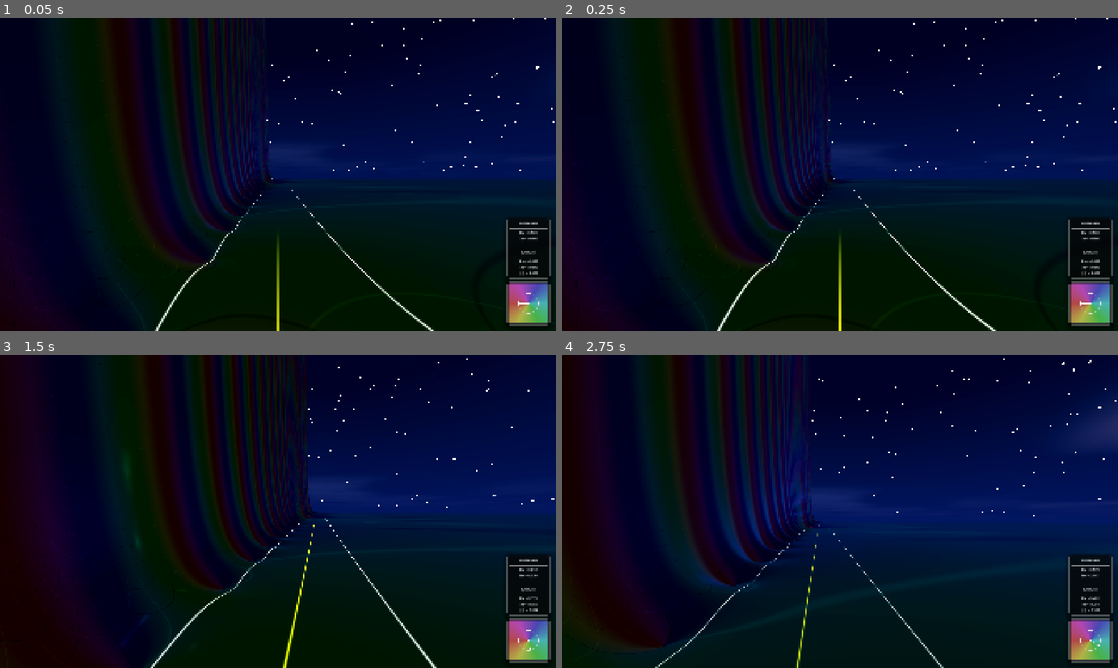
Above: before the commit, frames 1-4 (two rows, left to right).
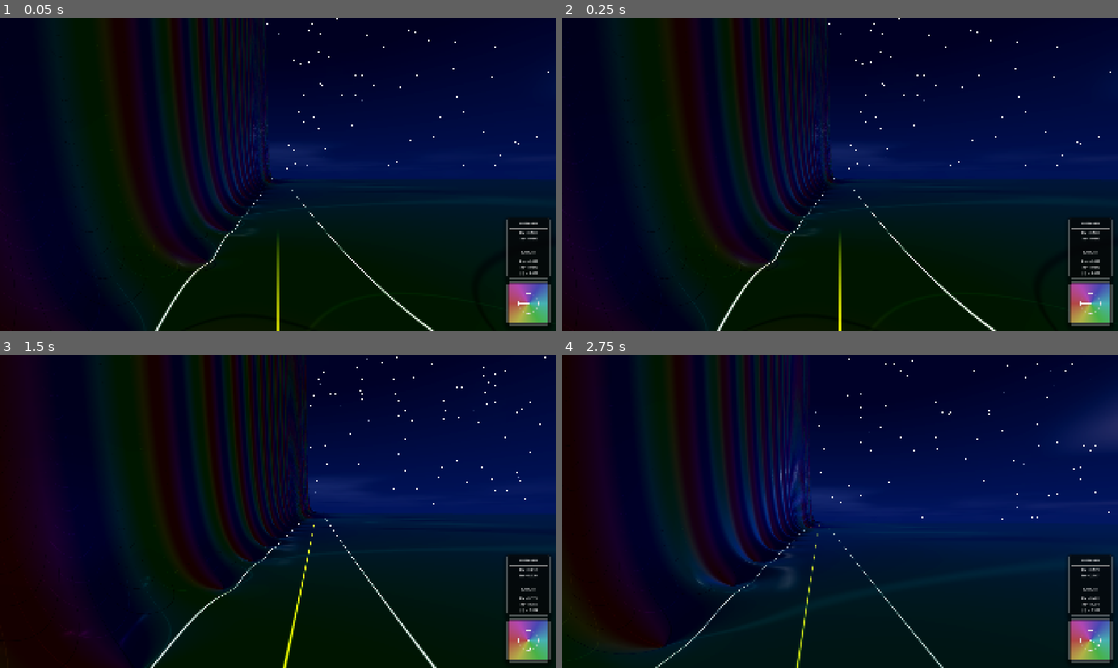
Above: after the commit, the same moments.

Repository: allanino/complex-functions-explorer
Game: Godot game, scene res://scenes/main.tscn
The game is run twice, just before and just after one commit, with the same random seed, the same clock (stepped at 60 frames per second) and the same inputs.
Inputs (mouse positions are in pixels of both pictures, inside the frame that each line leads up to):
- Up to frame 1 (0.05 s): no input
- Up to frame 2 (0.25 s): no input
- Up to frame 3 (1.5 s): tap Enter at 0.5 s; move the mouse to (305, 511) at 0.52 s; hold W (move_forward) from 0.53 s (still down); tap G at 0.6 s; tap Space at 0.77 s; move the mouse to (250, 511) at 1.27 s; tap N at 1.35 s
- Up to frame 4 (2.75 s): keep holding W (move_forward); tap Space at 1.52 s; move the mouse to (851, 505) at 2.02 s; tap C at 2.1 s

The runs differ from the first frame. In frame 1, 0.2% of the frame differs, in the area x 32-100%, y 0-79%; in frame 2, 0.2%; in frame 3, 0.2%; in frame 4, 0.4%, in the area x 24-100%, y 1-74%.

Commit message:
Refine star reflections for point-like appearance
- Increased star grid resolution to 500 in `sky.gdshader` to prevent clipping.
- Sharpened star falloff to ensure point-like appearance and eliminate square artifacts.
- Normalized star brightness and increased intensity to 80.0 for consistent reflections.
- (Carried over) Corrected terrain normal transformation and enhanced reflectivity in `terrain.gdshader`.

Co-authored-by: allanino <5325241+allanino@users.noreply.github.com>

Diff:
--- a/shaders/sky.gdshader
+++ b/shaders/sky.gdshader
@@ -82,7 +82,7 @@
         // Project onto a sphere-like coordinate for more uniform distribution
         vec3 star_dir = normalize(EYEDIR);
         // Using a high frequency grid for stars
-        float star_res = 200.0;
+        float star_res = 500.0;
         vec3 star_grid = floor(star_dir * star_res);
 
         // 3D Hash for star position and properties
@@ -90,19 +90,19 @@
         p3 += dot(p3, p3.yxz + 33.33);
         float h = fract((p3.x + p3.y) * p3.z);
 
-        if (h > 0.995) {
+        if (h > 0.99) {
             // Calculate center of the cell in star_dir space
             vec3 cell_center = (star_grid + 0.5) / star_res;
             float dist = distance(star_dir, normalize(cell_center));
 
-            // Very sharp point-like falloff
-            float star = smoothstep(0.003, 0.001, dist);
+            // Much smaller, point-like falloff to prevent cell boundary clipping (square stars)
+            float star = smoothstep(0.0007, 0.0002, dist);
 
             // Random brightness and subtle flicker
             float flicker = 0.8 + 0.2 * sin(TIME * 2.0 + h * 100.0);
-            float brightness = fract(h * 10.0);
+            float brightness = 0.5 + 0.5 * fract(h * 10.0); // Less variation in brightness
 
-            final_color += vec3(star * brightness * flicker * night_factor * 50.0);
+            final_color += vec3(star * brightness * flicker * night_factor * 80.0);
         }
     }
 
